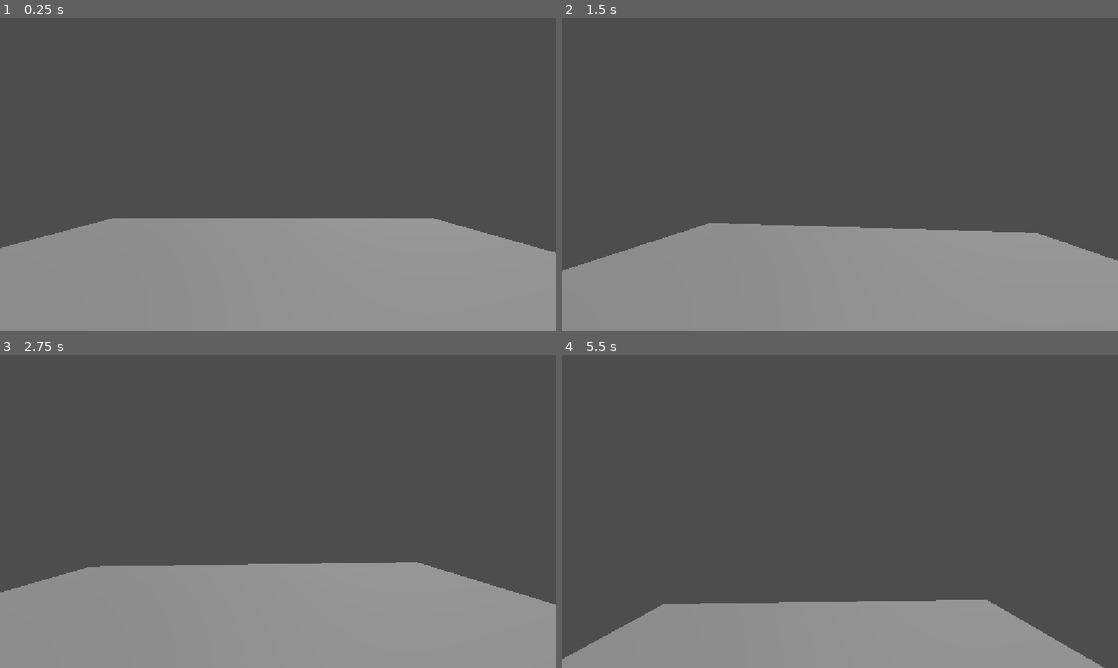
Above: before the commit, frames 1-4 (two rows, left to right).
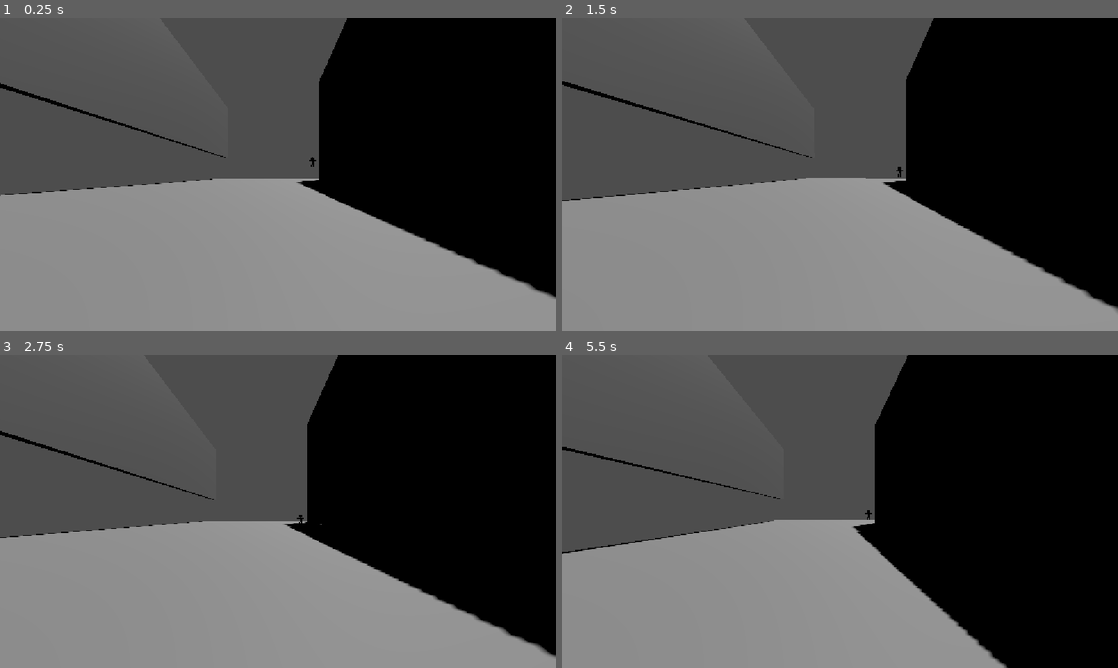
Above: after the commit, the same moments.

Repository: sossh/CSSA-Game-Jam-2026
Game: Godot game, scene res://main/testing.tscn
Two runs of this game, one before a commit and one after it. Both use one fixed random seed, a clock stepped at 60 frames per second and the inputs below. The project has no main scene, so this scene is started directly.
Inputs (mouse positions are in pixels of both pictures, inside the frame that each line leads up to):
- Up to frame 1 (0.25 s): no input
- Up to frame 2 (1.5 s): tap Enter at 0.5 s; move the mouse to (867, 174) at 0.52 s; hold Up (ui_up) from 0.53 s (still down); tap Space (jump) at 0.6, 0.77, 1.07, 1.35 s; click (867, 174) at 0.67 s; move the mouse to (812, 174) at 1.27 s; click (812, 174) at 1.42 s
- Up to frame 3 (2.75 s): keep holding Up (ui_up); tap Space (jump) at 1.52, 1.82, 2.1 s; move the mouse to (289, 505) at 2.02 s; click (289, 505) at 2.17 s
- Up to frame 4 (5.5 s): keep holding Up (ui_up); move the mouse to (834, 517) at 2.77 s; tap Space (jump) at 2.85, 3.02, 3.32, 3.6, 3.77, 4.07, 4.35, 4.52, 4.82, 5.1 s; click (834, 517) at 2.92 s; move the mouse to (878, 514) at 3.52 s; click (878, 514) at 3.67 s; move the mouse to (795, 508) at 4.27 s; click (795, 508) at 4.42 s; move the mouse to (845, 511) at 5.02 s; click (845, 511) at 5.17 s

The runs differ from the first frame. In frame 1, 38% of the frame differs, in the area x 0-100%, y 0-90%; in frame 2, 39%; in frame 3, 42%; in frame 4, 54%, in the area x 0-100%, y 0-100%.

Commit message:
updates

Diff:
--- a/cssa-game-jam/player/camera/scripts/player_camera.gd
+++ b/cssa-game-jam/player/camera/scripts/player_camera.gd
@@ -1,32 +1,23 @@
 extends Camera3D
 
 @export var mouse_sensitivity: float = 0.002
-@export var pitch_limit: float = 89.0
 
-func _ready() -> void:
-	# Locks the cursor to the window center and hides it
+func _ready():
 	Input.mouse_mode = Input.MOUSE_MODE_CAPTURED
 
-func _unhandled_input(event: InputEvent) -> void:
-	# Only process camera movement if the mouse is currently captured
+func _unhandled_input(event: InputEvent):
 	if event is InputEventMouseMotion and Input.mouse_mode == Input.MOUSE_MODE_CAPTURED:
 
-		# Vertical rotation (Pitch) - looks up and down
+		# 1. Rotate the camera up and down (Pitch)
 		rotation.x -= event.relative.y * mouse_sensitivity
 
-		# Clamp the X rotation so the camera doesn't flip upside down
-		rotation.x = clamp(rotation.x, deg_to_rad(-pitch_limit), deg_to_rad(pitch_limit))
+		# Clamp to prevent the camera from flipping upside down
+		rotation.x = clamp(rotation.x, deg_to_rad(-89.0), deg_to_rad(89.0))
 
-		# Horizontal rotation (Yaw) - looks left and right
-		rotate_y(-event.relative.x * mouse_sensitivity)
+		# 2. Rotate the entire CharacterBody3D left and right (Yaw)
+		# get_parent() targets the CharacterBody3D in your hierarchy
+		get_parent().rotate_y(-event.relative.x * mouse_sensitivity)
 
-		# Reset Z rotation to prevent the camera from tilting sideways over time
-		rotation.z = 0.0
-
-	# Optional debug toggle: Press Escape to unlock the mouse cursor
+	# Unlock mouse to close/debug the game
 	if event.is_action_pressed("ui_cancel"):
 		Input.mouse_mode = Input.MOUSE_MODE_VISIBLE
-
-	# Left click to recapture the mouse if it was unlocked
-	if event is InputEventMouseButton and event.button_index == MOUSE_BUTTON_LEFT and event.pressed:
-		Input.mouse_mode = Input.MOUSE_MODE_CAPTURED
--- a/cssa-game-jam/player/player.tscn
+++ b/cssa-game-jam/player/player.tscn
@@ -7,7 +7,10 @@
 [sub_resource type="CapsuleShape3D" id="CapsuleShape3D_il73l"]
 height = 1.2
 
-[node name="CharacterBody3D" type="CharacterBody3D" unique_id=1743761909]
+[sub_resource type="StandardMaterial3D" id="StandardMaterial3D_enyv7"]
+albedo_color = Color(1, 0, 1, 1)
+
+[node name="Player" type="CharacterBody3D" unique_id=1743761909]
 script = ExtResource("1_rkbax")
 
 [node name="CollisionShape3D" type="CollisionShape3D" parent="." unique_id=806897035]
@@ -16,6 +19,7 @@
 
 [node name="BaseCharacter" type="MeshInstance3D" parent="." unique_id=2003692391]
 transform = Transform3D(1.08, 0, 0, 0, 1.08, 0, 0, 0, 1.08, 0, -1, 0)
+material_override = SubResource("StandardMaterial3D_enyv7")
 mesh = ExtResource("1_oul6g")
 
 [node name="PlayerCamera" parent="." unique_id=605439346 instance=ExtResource("3_g1dw6")]
--- a/cssa-game-jam/player/scripts/player.gd
+++ b/cssa-game-jam/player/scripts/player.gd
@@ -3,23 +3,22 @@
 const SPEED = 5.0
 const JUMP_VELOCITY = 4.5
 
-# Get the gravity from the project settings to be synced with RigidBody nodes.
 var gravity = ProjectSettings.get_setting("physics/3d/default_gravity")
 
 func _physics_process(delta):
-	# Add the gravity.
+	# Apply gravity
 	if not is_on_floor():
 		velocity.y -= gravity * delta
 
-	# Handle jump.
+	# Handle jump
 	if Input.is_action_just_pressed("jump") and is_on_floor():
 		velocity.y = JUMP_VELOCITY
 
-	# Get the input direction and handle the movement/deceleration.
-	# Replace "ui_left", "ui_right", "ui_up", "ui_down" with your own input map actions.
+	# Get WASD input
 	var input_dir = Input.get_vector("move_left", "move_right", "move_forward", "move_backward")
 
-	# Calculate direction relative to the character's current rotation.
+	# transform.basis uses the body's current rotation (driven by the mouse)
+	# to calculate which physical direction "forward" currently is.
 	var direction = (transform.basis * Vector3(input_dir.x, 0, input_dir.y)).normalized()
 
 	if direction:
--- a/cssa-game-jam/worlds/testing-world.tscn
+++ b/cssa-game-jam/worlds/testing-world.tscn
@@ -1,4 +1,6 @@
 [gd_scene format=3 uid="uid://brdd5hyjv6b0g"]
+
+[ext_resource type="PackedScene" uid="uid://clvggk70wp4qx" path="res://player/player.tscn" id="1_76snu"]
 
 [node name="Node3D" type="Node3D" unique_id=914777325]
 
@@ -7,6 +9,22 @@
 shadow_enabled = true
 
 [node name="CSGBox3D" type="CSGBox3D" parent="." unique_id=995994517]
-transform = Transform3D(1, 0, 0, 0, 1, 0, 0, 0, 1, -0.11262512, -0.0376333, -1.3187561)
+transform = Transform3D(1, 0, 0, 0, 1, 0, 0, 0, 1, 13.906647, -0.03763473, -18.754755)
 use_collision = true
-size = Vector3(7.214325, 0.23632813, 6.692444)
+size = Vector3(54.70074, 0.23632813, 58.77913)
+
+[node name="CSGBox3D" type="CSGBox3D" parent="CSGBox3D" unique_id=2102621903]
+transform = Transform3D(1, 0, 0, 0, 1, 0, 0, 0, 1, -25.846123, 10.723773, -3.5886574)
+size = Vector3(0.58251953, 11.590698, 50.81125)
+
+[node name="CSGBox3D" type="CSGBox3D" parent="CSGBox3D/CSGBox3D" unique_id=249064565]
+transform = Transform3D(1, 0, 0, 0, 1, 0, 0, 0, 1, 19.278786, -2.2581081, 5.857828)
+size = Vector3(0.58251953, 17.13211, 37.439316)
+
+[node name="CSGBox3D" type="CSGBox3D" parent="CSGBox3D/CSGBox3D/CSGBox3D" unique_id=1070368633]
+transform = Transform3D(1, 0, 0, 0, 1, 0, 0, 0, 1, 3.9932995, -7.878043, -9.869913)
+operation = 2
+size = Vector3(13.718628, 3.583477, 1.8233643)
+
+[node name="Player" parent="." unique_id=1743761909 instance=ExtResource("1_76snu")]
+transform = Transform3D(1, 0, 0, 0, 1, 0, 0, 0, 1, 3.8945427, 2.974483, -22.992783)
